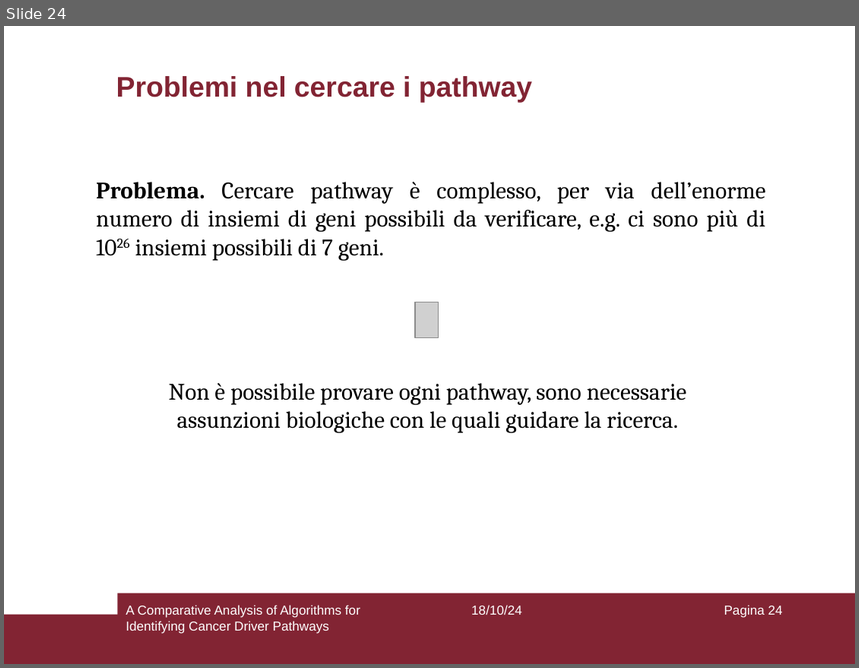
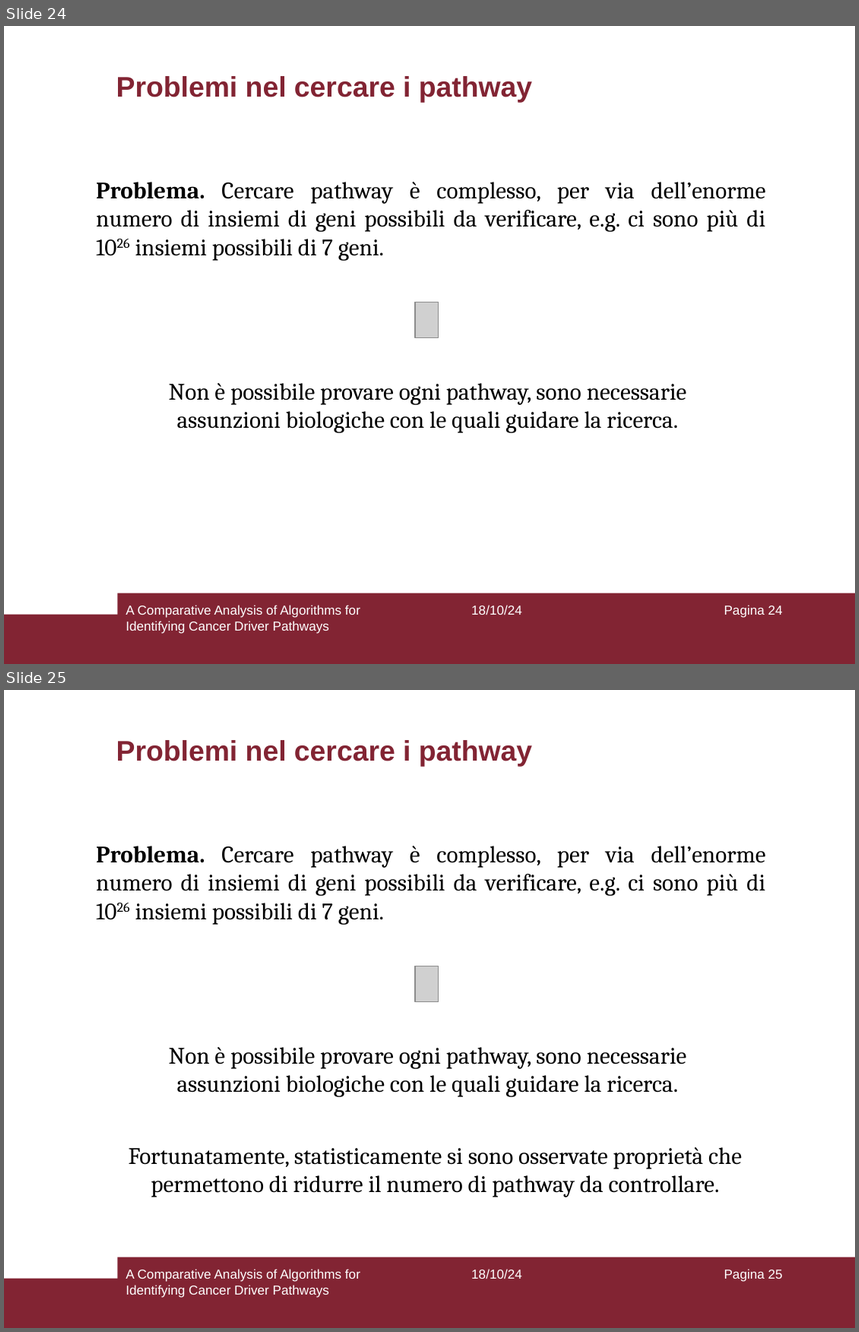
Before and after one commit to aflaag/bsc-thesis, a slide deck: presentation/slides.odp. Shown one above the other, each under a label of ours: slide 24 before the commit, slides 24 and 25 after it. The pictures are 859x668 and 859x1332 pixels, drawn with LibreOffice and Linux fonts; fonts in the diff are those of the drawing; grey boxes stand for pictures. Boxes give left, top, right and bottom in pixels: in the first picture for what was removed or moved away, otherwise in the second. Text is boxed around its words. In the diff, an @@ line names an element or a change of style, - is before the commit and + after.

```diff
--- a/presentation/slides.odp
+++ b/presentation/slides.odp
@@ slide 25 added at box(4, 690, 855, 1328), background #FFFFFF; not listed: 2 template elements that a slide beside it also shows @@
@@ title added at box(116, 740, 532, 766), 24 pt, text #822433, bold @@
+Problemi nel cercare i pathway
@@ text added at box(96, 846, 766, 925), 20 pt, text #000000 @@
+Problema. Cercare pathway è complesso, per via dell’enorme numero di insiemi di geni possibili da verificare, e.g. ci sono più di 1026 insiemi possibili di 7 geni.
@@ picture added at box(416, 966, 439, 1002) @@
@@ text added at box(169, 1047, 687, 1097), 20 pt, text #000000 @@
+Non è possibile provare ogni pathway, sono necessarie assunzioni biologiche con le quali guidare la ricerca.
@@ text added at box(129, 1148, 742, 1198), 20 pt, text #000000 @@
+Fortunatamente, statisticamente si sono osservate proprietà che permettono di ridurre il numero di pathway da controllare.
@@ text added at box(126, 1269, 360, 1298), 11 pt, text #FFFFFF @@
+A Comparative Analysis of Algorithms for Identifying Cancer Driver Pathways
@@ text added at box(471, 1269, 522, 1279), 11 pt, text #FFFFFF @@
+18/10/24
@@ page number added at box(724, 1269, 783, 1282), 11 pt, text #FFFFFF @@
+Pagina 25
```
Also in this commit, not shown: 13 slides changed, 1 other slide added, 6 other files.
